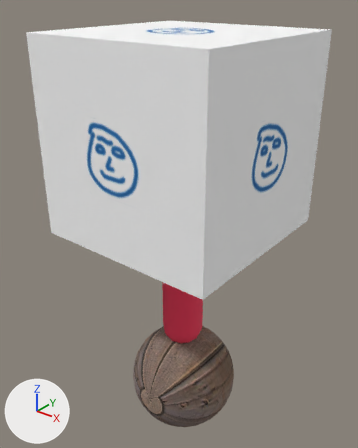
One commit to the FBX model newton-4.00/applications/media/unicycle.fbx: the scene before it, then after it.
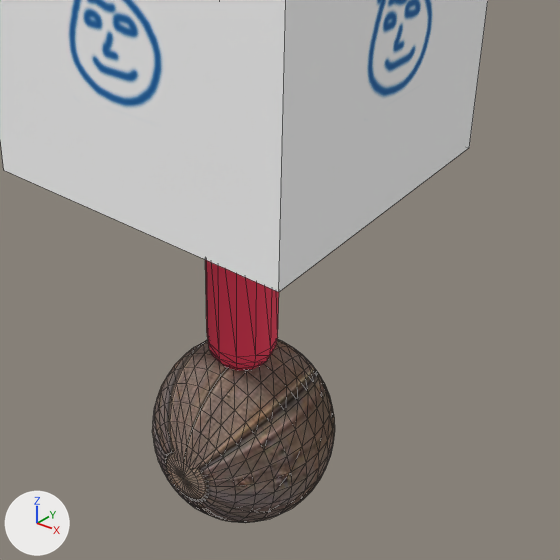
The first picture shows the older version from a 50 mm camera at (0.189, -0.24, 0.32) aimed at (-0.008, 0.006, 0.167). The close-ups show both versions on the part from 14% to 100% of the width and 31% to 100% of the height of that picture; other places that the commit changed are outside them. The lights are fixed; the arrows at lower left show +X, +Y and +Z. The close-ups show mesh edges as thin lines. Where no turn or scale is listed for an object, it has been applied to the vertices.
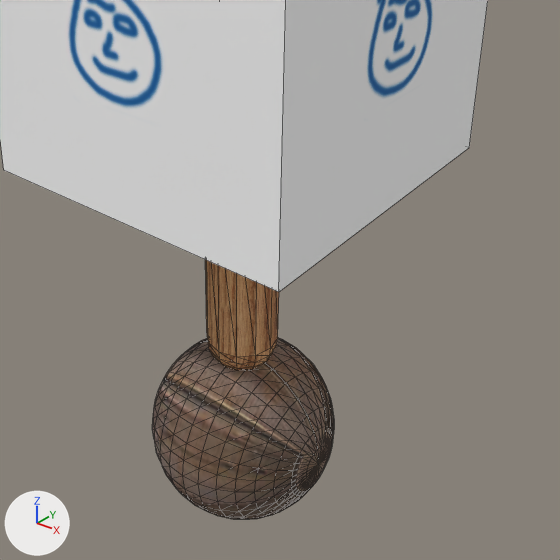
Where the newer file only moved an object's origin or applied its transform, the numbers keep the older frame.

Boxes [x1, y1, x2, y2] around the edits, measured in the close-ups (560 x 560 px):
'Sphere001', mesh turned: before [152, 339, 335, 523]; after [152, 338, 334, 519]
'Capsule001', surface changed (red to brown): [205, 260, 279, 371] in both

The change, as a diff of the scene's bpy script:
```diff
--- a/newton-4.00/applications/media/unicycle.fbx.py
+++ b/newton-4.00/applications/media/unicycle.fbx.py
@@ img_wood_4_png @@
+img_wood_4_png = load_image('wood_4.png', 'wood_4.png', 256, 256, 'sRGB')
@@ mat_02___default @@
 mat_02___default = principled_material('02 - Default')
-mat_02___default.base_color = (0.875, 0.0392, 0.098)  # red #f03858
+mat_02___default.texture = img_wood_4_png
 mat_02___default.roughness = 0.859
@@ me_mesh_002 @@
 me_mesh_002.from_pydata(...)  # 482 vertices, 960 faces; spans x -0.04..0.04, y -0.04..0.04, z -0.04..0.04
 # used by ob_sphere001; location = (0.0011, 0.0, 0.0403)
+# me_mesh_002 part 1: the whole mesh is turned -90 degrees about the z axis through its middle, then moved by (-0.0011, 0.0011, 0.0)
 me_mesh_002.materials.append(mat_03___default)
```
